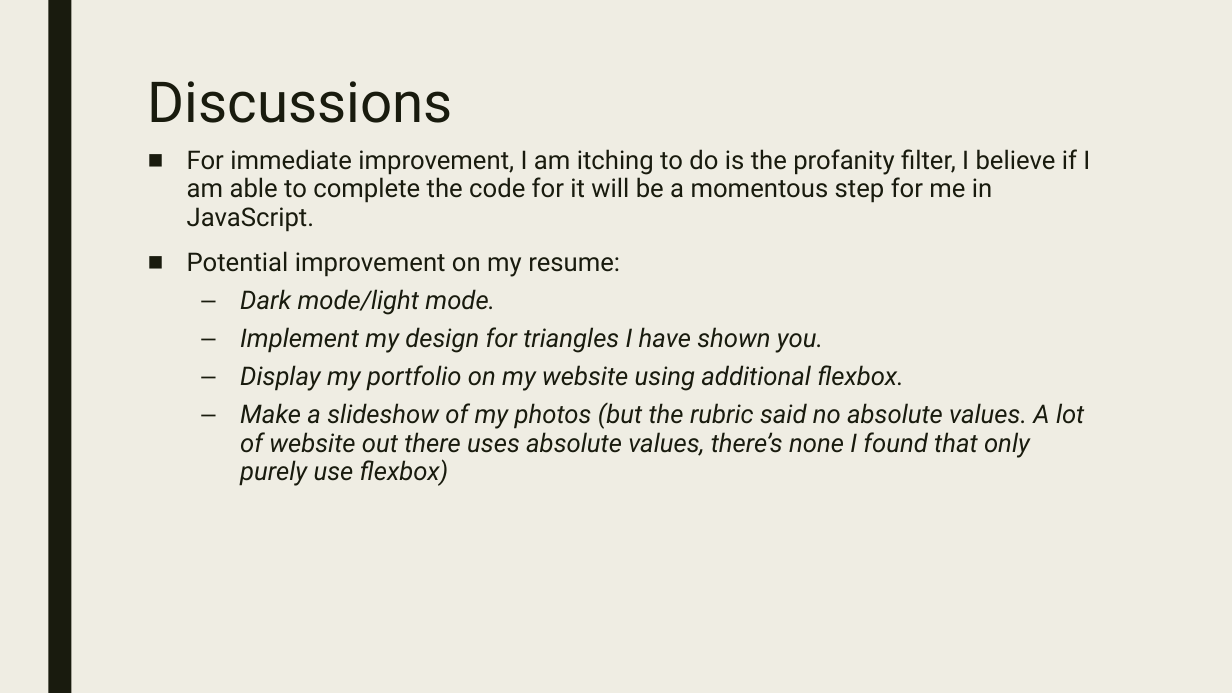
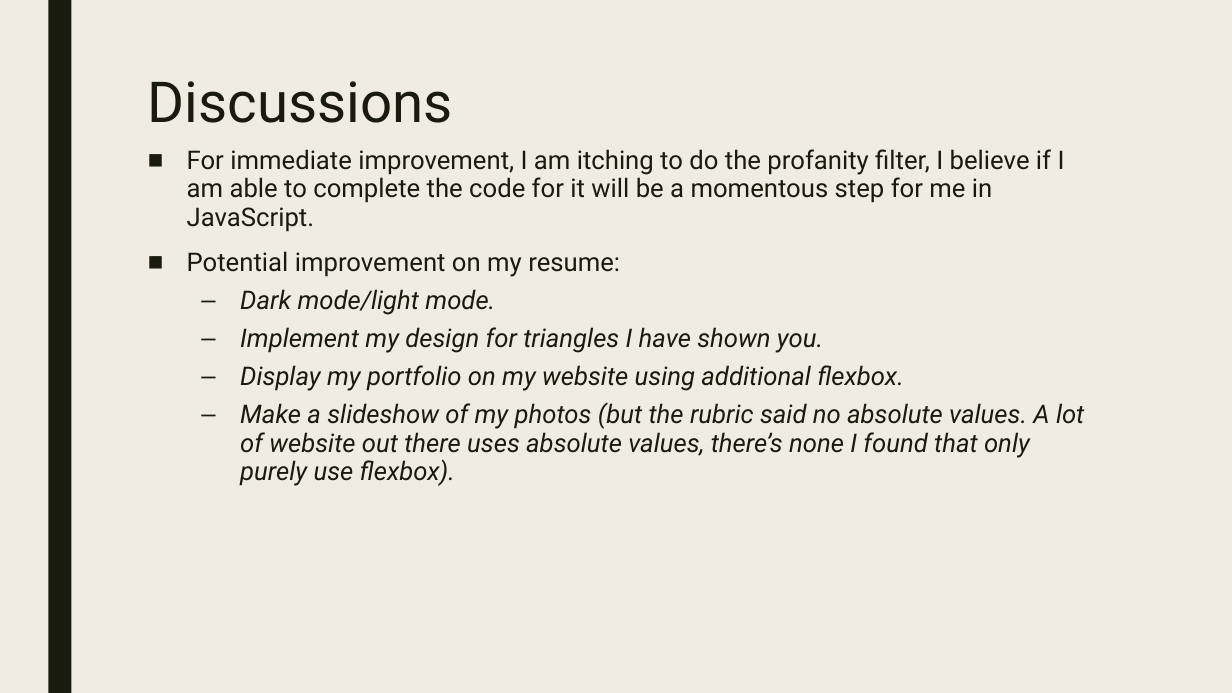
Before and after one commit to jia-von/resume, a slide deck: slide 6 of presentation folder/In Defence Of Boring.pptx. Drawn at 1232x693 pixels with LibreOffice and Linux fonts; fonts in the diff are those of the drawing. Boxes give left, top, right and bottom in pixels: in the first picture for what was removed or moved away, otherwise in the second. Text is boxed around its words. In the diff, an @@ line names an element or a change of style, - is before the commit and + after.

```diff
--- a/presentation folder/In Defence Of Boring.pptx
+++ b/presentation folder/In Defence Of Boring.pptx
@@ text at bbox=[187, 149, 1065, 232]: text changed @@
-■ For immediate improvement, I am itching to do is the profanity filter, I believe if I am able to complete the code for it will be a momentous step for me in JavaScript.
+■ For immediate improvement, I am itching to do the profanity filter, I believe if I am able to complete the code for it will be a momentous step for me in JavaScript.
@@ text at bbox=[240, 403, 1084, 486]: text changed @@
-  – Make a slideshow of my photos (but the rubric said no absolute values. A lot of website out there uses absolute values, there’s none I found that only purely use flexbox)
+  – Make a slideshow of my photos (but the rubric said no absolute values. A lot of website out there uses absolute values, there’s none I found that only purely use flexbox).
```
Also in this commit, not shown: 1 other slide changed, 1 other file.
